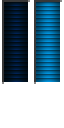
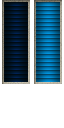
Layer changes from the first 64 x 128 image to the second:
showed "GUI Noise" over [2, 0, 62, 84]
hid "Original" over [2, 0, 62, 84]
